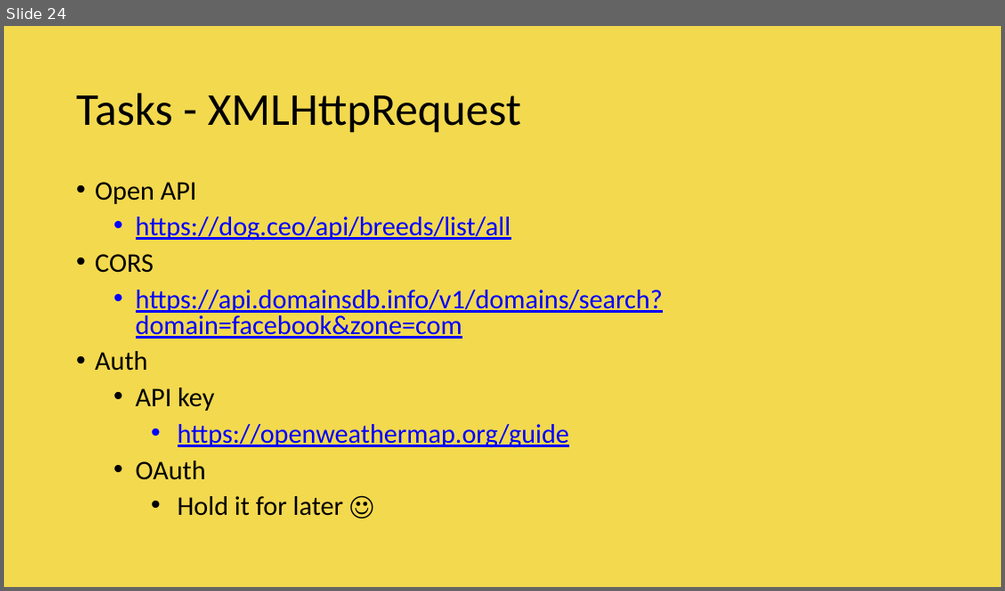
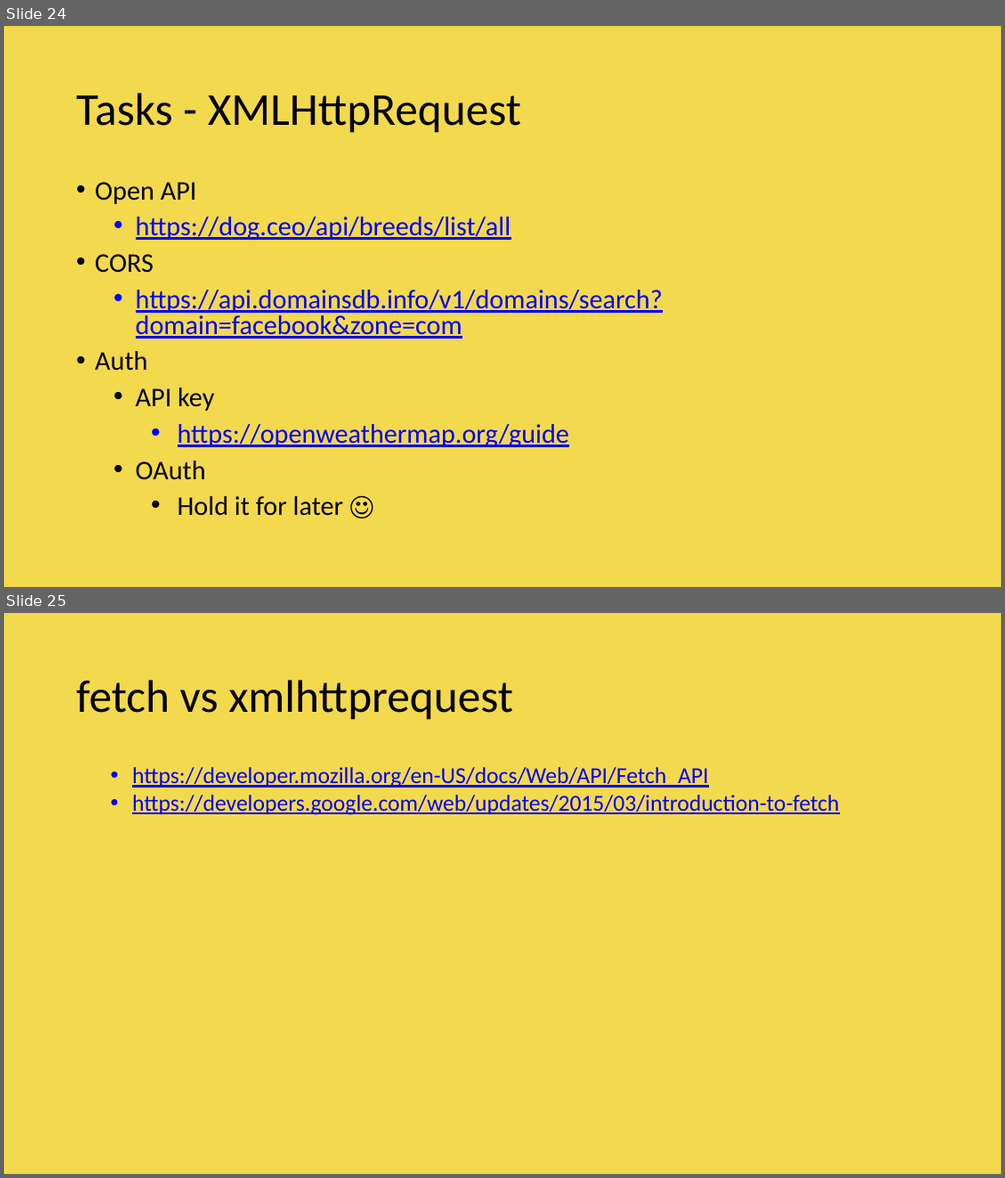
Before and after one commit to vishwanantha/javascript-101, a slide deck: ppt/001 - DataTypes.pptx. Shown one above the other, each under a label of ours: slide 24 before the commit, slides 24 and 25 after it. The pictures are 1005x591 and 1005x1178 pixels, drawn with LibreOffice and Linux fonts; fonts in the diff are those of the drawing; background and template pictures are left out. Boxes give left, top, right and bottom in pixels: in the first picture for what was removed or moved away, otherwise in the second. Text is boxed around its words. In the diff, an @@ line names an element or a change of style, - is before the commit and + after.

Commit message:
fetch

```diff
--- a/ppt/001 - DataTypes.pptx
+++ b/ppt/001 - DataTypes.pptx
@@ slide 25 added at <box>4,613,1001,1174</box>, background picture (left out) @@
@@ title added at <box>76,680,513,720</box>, 44 pt, text #000000 @@
+fetch vs xmlhttprequest
@@ text added at <box>132,767,839,815</box>, 22 pt, text #0000FF, underline @@
+  • https://developer.mozilla.org/en-US/docs/Web/API/Fetch_API
+  • https://developers.google.com/web/updates/2015/03/introduction-to-fetch
```
Also in this commit, not shown: 1 slide changed, 1 other file.
